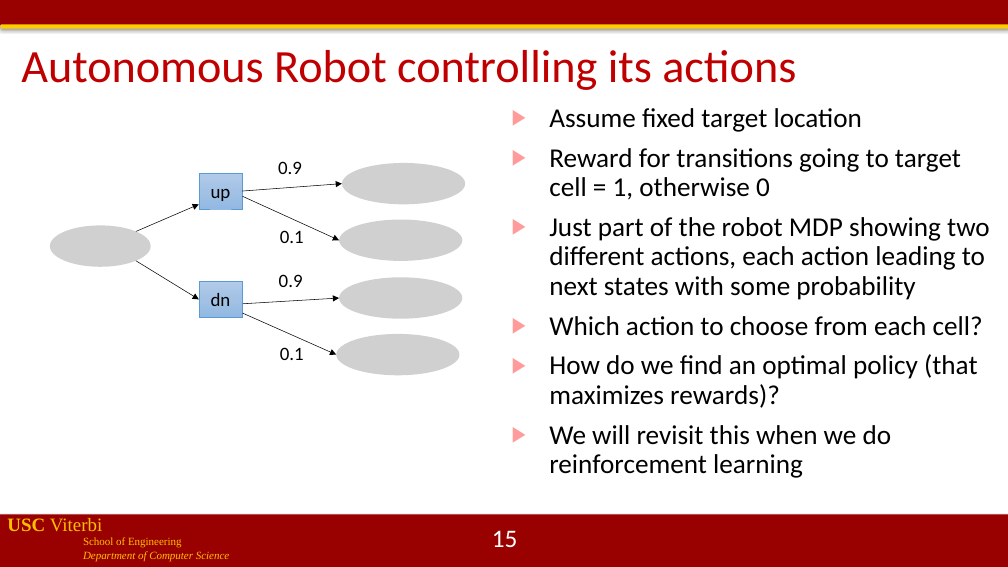
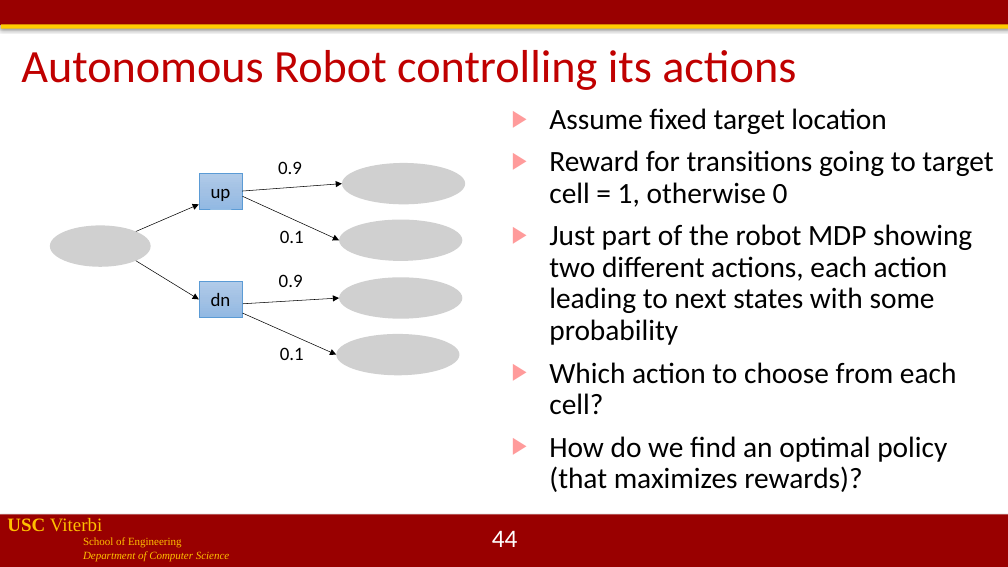
Before and after one commit to jdeshmukh/jdeshmukh.github.io, a slide deck: slide 44 of teaching/cs513-autocps-fall-2020/lecture8-Probabilistic-Models.pptx (slide 15 before the commit). Drawn at 1008x567 pixels with LibreOffice and Linux fonts; fonts in the diff are those of the drawing; grey boxes stand for pictures; background and template pictures are left out. Boxes give left, top, right and bottom in pixels: in the first picture for what was removed or moved away, otherwise in the second. Text is boxed around its words. In the diff, an @@ line names an element or a change of style, - is before the commit and + after.

```diff
--- a/teaching/cs513-autocps-fall-2020/lecture8-Probabilistic-Models.pptx
+++ b/teaching/cs513-autocps-fall-2020/lecture8-Probabilistic-Models.pptx
@@ text "Assume fixed target location" at (x1=549, y1=108, x2=993, y2=492): size 25.9 to 28 pt @@
@@ text at (x1=549, y1=425, x2=892, y2=478): paragraph removed @@
-▶ We will revisit this when we do reinforcement learning
@@ page number at (x1=492, y1=530, x2=518, y2=547): text changed @@
-15
+44
```
Also in this commit, not shown: 5 other slides changed, 33 slides added, 2 slides removed, 1 other file.
